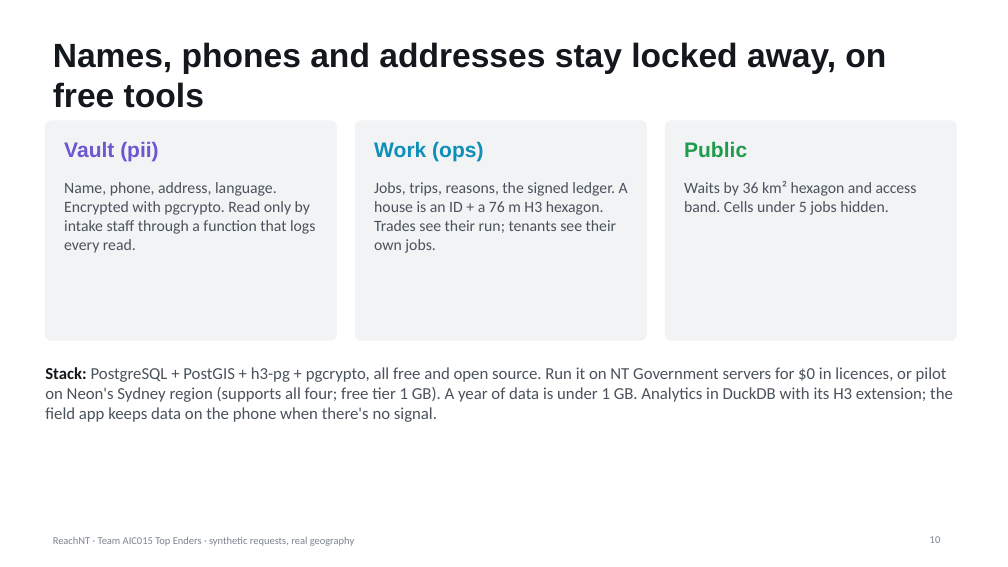
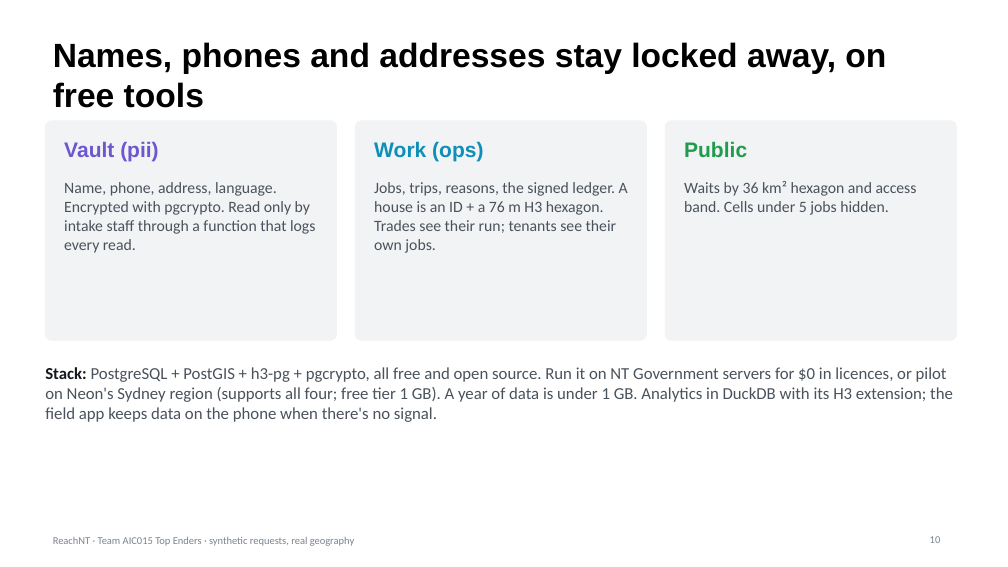
Before and after one commit to harshrastogii/reachnt, a slide deck: slide 10 of docs/deck/DataChallenge_Team AIC015_Slides.pptx. Drawn at 1008x567 pixels with LibreOffice and Linux fonts; fonts in the diff are those of the drawing. Boxes give left, top, right and bottom in pixels: in the first picture for what was removed or moved away, otherwise in the second. Text is boxed around its words. In the diff, an @@ line names an element or a change of style, - is before the commit and + after.

```diff
--- a/docs/deck/DataChallenge_Team AIC015_Slides.pptx
+++ b/docs/deck/DataChallenge_Team AIC015_Slides.pptx
@@ title "Names, phones and addresses stay ..." at bbox=[53, 42, 886, 108]: text colour #14181D to #000000 @@
```
Also in this commit, not shown: 6 other slides changed, 18 other files.
